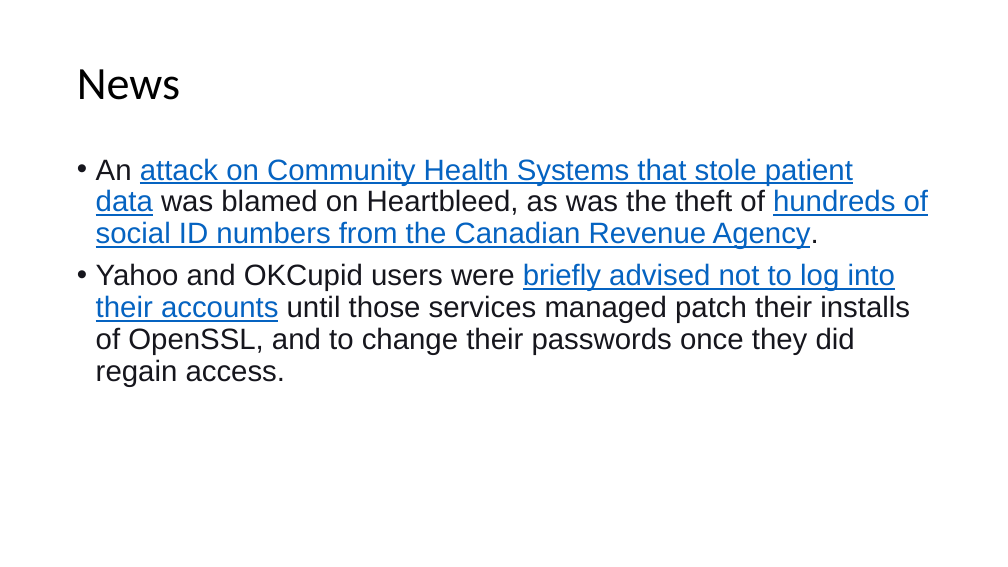
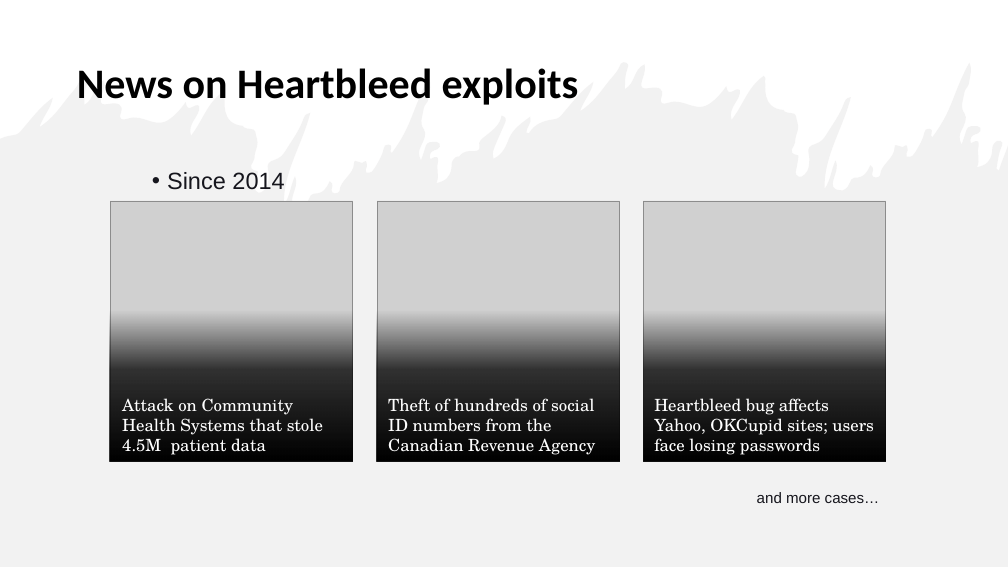
Before and after one commit to j2695203/MSDGithubRepo, a slide deck: slide 2 of my6014Repo/Presentation_Heartbleed.pptx. Drawn at 1008x567 pixels with LibreOffice and Linux fonts; fonts in the diff are those of the drawing; grey boxes stand for pictures. Boxes give left, top, right and bottom in pixels: in the first picture for what was removed or moved away, otherwise in the second. Text is boxed around its words. In the diff, an @@ line names an element or a change of style, - is before the commit and + after.

```diff
--- a/my6014Repo/Presentation_Heartbleed.pptx
+++ b/my6014Repo/Presentation_Heartbleed.pptx
@@ freeform shape added at <box>0,62,1008,567</box>, fill #E7E6E6 at 50% opacity @@
@@ title at <box>77,68,579,105</box>: text changed; size 44 to 40 pt; bold on @@
-News
+News on Heartbleed exploits
@@ text at <box>167,172,284,190</box>: text changed; size 28 to 22.4 pt @@
-• An attack on Community Health Systems that stole patient data was blamed on Heartbleed, as was the theft of hundreds of social ID numbers from the Canadian Revenue Agency.
-• Yahoo and OKCupid users were briefly advised not to log into their accounts until those services managed patch their installs of OpenSSL, and to change their passwords once they did regain access.
+• Since 2014
@@ picture added at <box>110,201,353,462</box> @@
@@ picture added at <box>377,201,620,462</box> @@
@@ picture added at <box>644,201,886,462</box> @@
@@ rectangle added at <box>110,311,353,462</box>, fill gradient #000000 @@
@@ rectangle added at <box>377,311,620,462</box>, fill gradient #000000 @@
@@ rectangle added at <box>644,311,886,462</box>, fill gradient #000000 @@
@@ text added at <box>122,398,323,455</box>, 16 pt, text #FFFFFF @@
+Attack on Community Health Systems that stole 4.5M patient data
@@ text added at <box>388,398,595,455</box>, 16 pt, text #FFFFFF @@
+Theft of hundreds of social ID numbers from the Canadian Revenue Agency
@@ text added at <box>654,398,874,455</box>, 16 pt, text #FFFFFF @@
+Heartbleed bug affects Yahoo, OKCupid sites; users face losing passwords
@@ text added at <box>757,492,880,503</box>, 14.4 pt, text #16161D @@
+and more cases…
```
Also in this commit, not shown: 5 other slides changed, 3 slides added, 2 slides removed, 15 other files.
